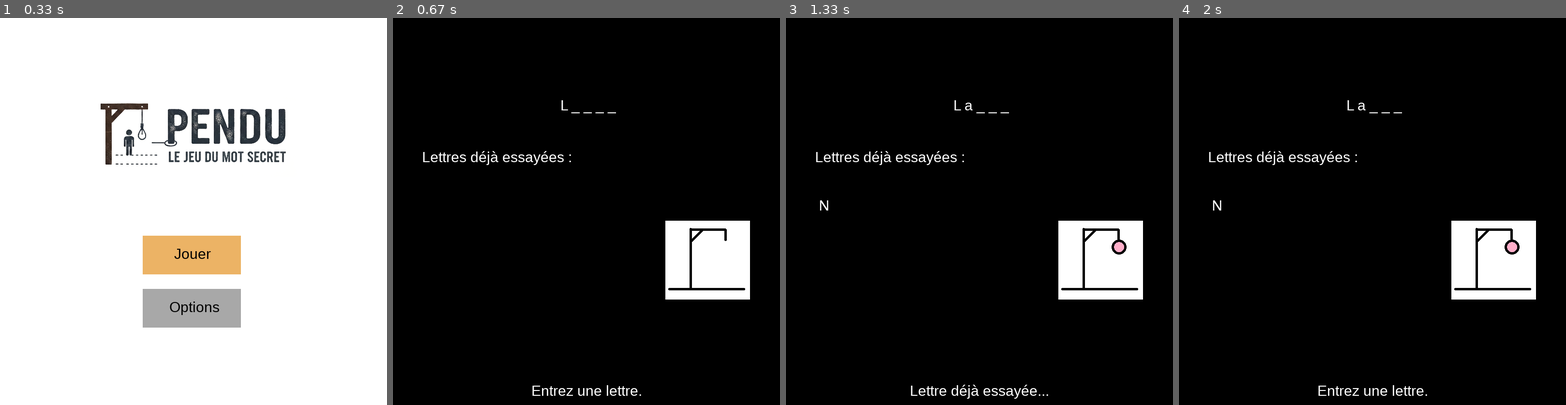
Above: before the commit, frames 1-4 (left to right).
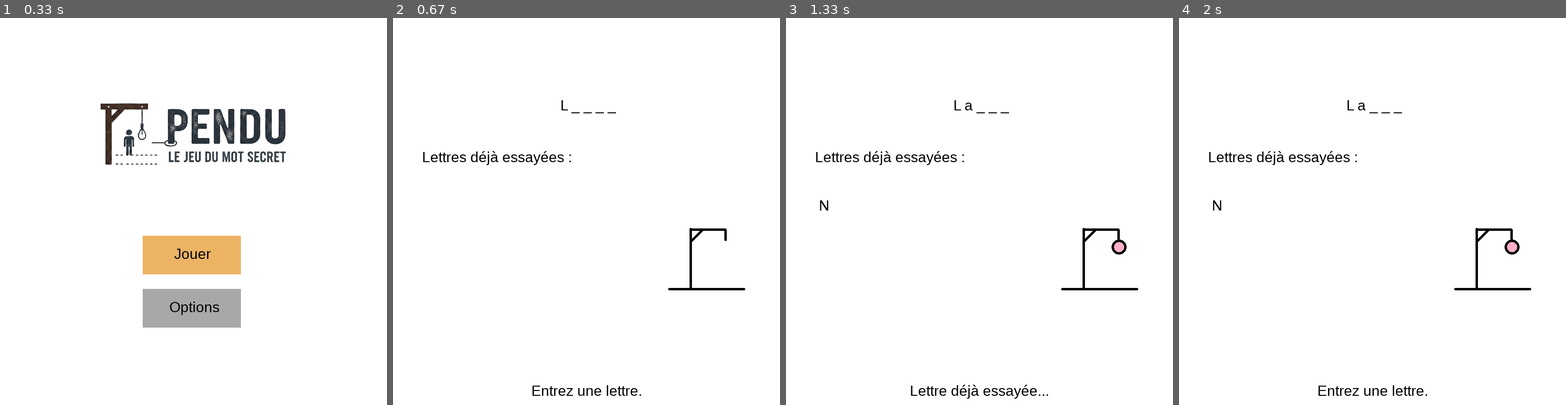
Above: after the commit, the same moments.

Repository: nicolas-riera/pendu
Game: pygame game, started from main.py
The game is run twice, just before and just after one commit, with the same random seed, the same clock (stepped at 60 frames per second) and the same inputs.
Inputs:
- Up to frame 1 (0.33 s): no input
- Up to frame 2 (0.67 s): click "Jouer" at 0.38 s
- Up to frame 3 (1.33 s): type "ann" at 0.67 s; tap Enter at 1 s
- Up to frame 4 (2 s): no input

Frame 1 is identical in both runs. In frame 2, 96% of the frame differs, in the area x 0-100%, y 0-100%; in frame 3, 96%; in frame 4, 96%.

Commit message:
feat: add dark mode

Diff:
--- a/main.py
+++ b/main.py
@@ -24,10 +24,11 @@
     screen = pygame.display.set_mode((800,800))
     my_fonts = pygame.font.Font(FONT_PATH, 30), pygame.font.Font(FONT_PATH, 50)
     clock = pygame.time.Clock()
+    is_dark_mode = False
 
     check_empty_last_line()
 
     if read_words() == []:
         reset_words()
 
-    menu(screen, clock, my_fonts)
+    menu(screen, clock, my_fonts, is_dark_mode)
--- a/src/game.py
+++ b/src/game.py
@@ -146,11 +146,10 @@
 
     return life, letters_found, letters_tried, word_to_guess, word_to_guess_normalized, clue, letter_checked, notice_win_popup, notice_lose_popup, display_text_good_choice, display_text_wrong_choice, display_text_tried_letter
 
-def game(screen, clock, my_fonts, is_dark_mode=False):
+def game(screen, clock, my_fonts, is_dark_mode):
 
     gaming = True
     life, letters_found, letters_tried, word_to_guess, word_to_guess_normalized, clue, letter_checked, notice_win_popup, notice_lose_popup, display_text_good_choice, display_text_wrong_choice, display_text_tried_letter = reset_values()
-    is_dark_mode = True
 
     while gaming:
 
--- a/src/menu.py
+++ b/src/menu.py
@@ -19,10 +19,9 @@
 
 # Functions
 
-def menu(screen, clock, my_fonts):
+def menu(screen, clock, my_fonts, is_dark_mode):
 
     error_popup_empty = False
-    is_dark_mode = False
 
     while True:
 
@@ -69,7 +68,7 @@
                     else:
                         error_popup_empty = True
                 else:
-                    is_dark_mode = options(screen, clock, my_fonts, is_dark_mode)
+                    options(screen, clock, my_fonts, is_dark_mode)
             else:
                 pygame.mouse.set_cursor(pygame.SYSTEM_CURSOR_HAND)
 
--- a/src/options.py
+++ b/src/options.py
@@ -77,7 +77,7 @@
         else:
             pygame.mouse.set_cursor(pygame.SYSTEM_CURSOR_ARROW)
 
-def words_menu(screen, clock, my_fonts,is_dark_mode=False):
+def words_menu(screen, clock, my_fonts,is_dark_mode):
 
     reset_popup = False
 
@@ -149,7 +149,7 @@
         pygame.display.flip()
         clock.tick(60)
 
-def add_word_menu(screen, clock, my_fonts, is_dark_mode=False):
+def add_word_menu(screen, clock, my_fonts, is_dark_mode):
 
     usr_word = ""
     error_found_popup = False
@@ -254,7 +254,7 @@
         add_word(usr_word.lower())
 
 
-def remove_word_menu(screen, clock, my_fonts, is_dark_mode=False):
+def remove_word_menu(screen, clock, my_fonts, is_dark_mode):
 
     words_list = read_words()
     words_list_current_page = 0
